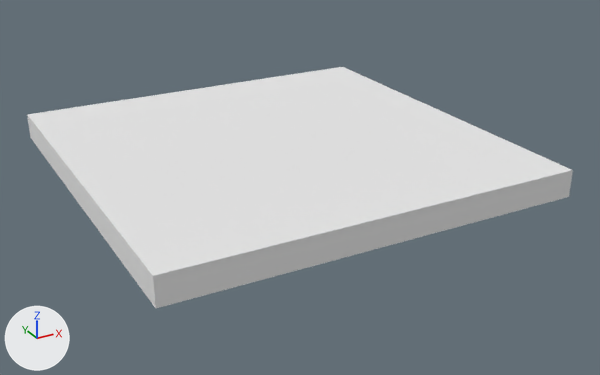
Before and after pictures for a commit that changed the FBX model Source/Assets/Models/Axel/Modular/Int_FloorEdge.fbx.
Rendered twice from a 50 mm camera at (-4.16, -6.71, 2.37) aimed at (-1.4, -1.68, -0.14). Arrows for +X, +Y and +Z are at lower left; the lights stay in place. Where no turn or scale is listed for an object, it has been applied to the vertices.

Before the edit, the objects in view are built like this:
```python
me_cube_162 = bpy.data.meshes.new('Cube.162')
me_cube_162.from_pydata(...)  # 72 vertices, 74 faces; spans x -3.0..0.0, y -3.0..0.0, z 0.0..0.2
me_cube_162.materials.append(mat_mat_environment)  # white #e7e7e7
ob_int_flooredge = bpy.data.objects.new('Int_FloorEdge', me_cube_162)
ob_int_flooredge.location = (0.0, 0.0, 0.0)
```
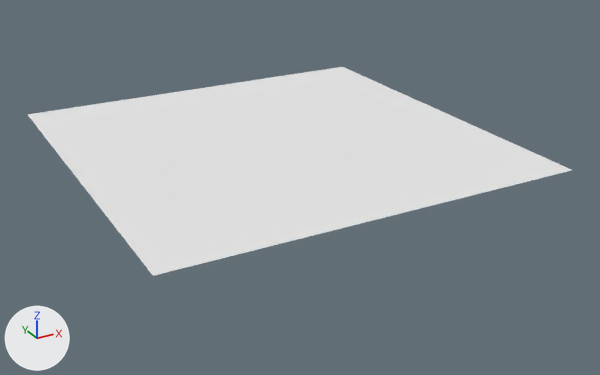
Location of each change, (x1, y1, x2, y2) in pixels of the pictures (600 x 375 px):
'Int_FloorEdge', reshaped (13% shorter): before (27, 67, 573, 308); after (27, 67, 572, 276)
part 1 of me_cube_162, deleted: before (27, 115, 573, 308)

The edits, one by one:
me_cube_162 is used by ob_int_flooredge; location (0.0, 0.0, 0.0).
me_cube_162 had 72 vertices, 74 faces and spanned x -3.0..0.0, y -3.0..0.0, z 0.0..0.2.
me_cube_162 now has 36 vertices, 29 faces and spans x -3.0..0.0, y -3.0..0.0, z 0.2.
Part 1, on me_cube_162:
36 vertices are removed from x -3.0..0.0, y -3.0..0.0, z 0.0.
45 faces are deleted.
